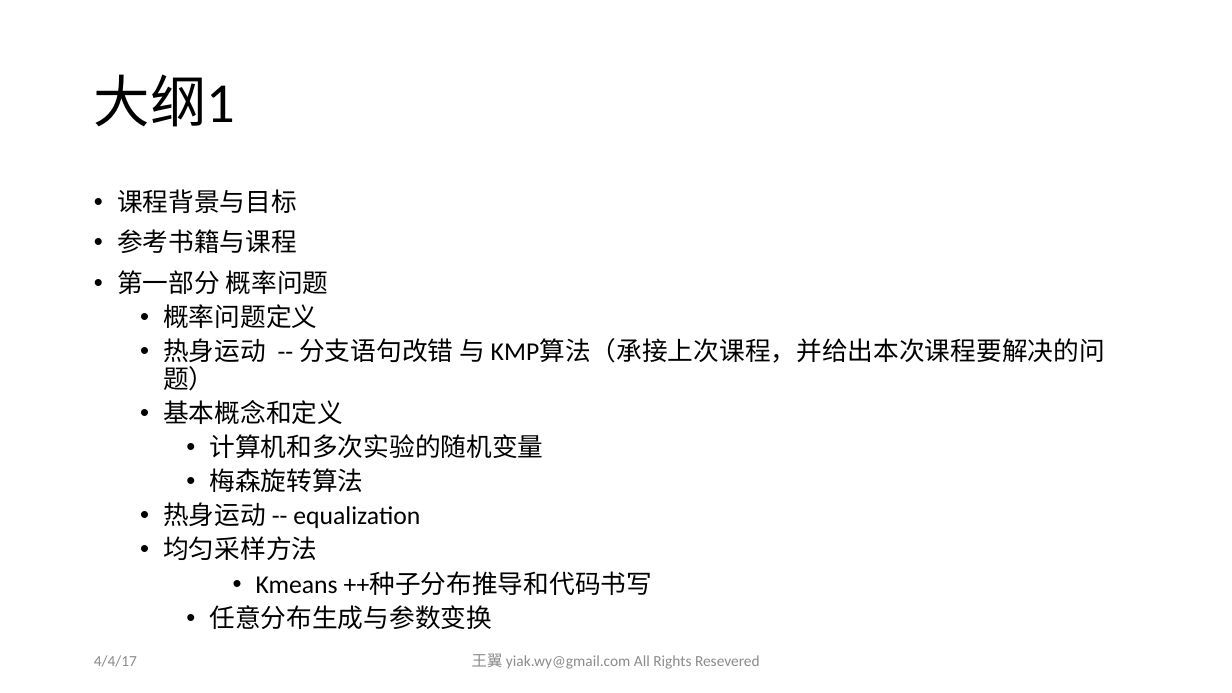
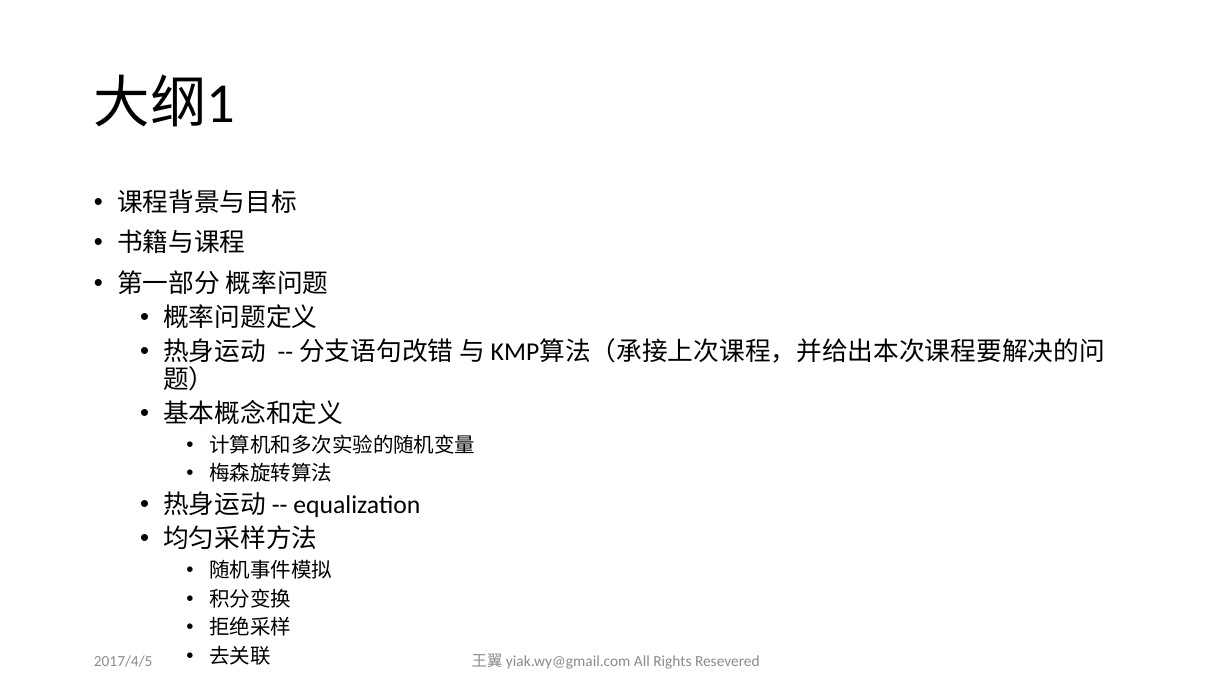
Before and after one commit to yiakwy/yiakwy.github.io, a slide deck: slide 2 of Computing Random Variables/Computing Random Variables.pptx. Drawn at 1232x693 pixels with LibreOffice and Linux fonts; fonts in the diff are those of the drawing. Boxes give left, top, right and bottom in pixels: in the first picture for what was removed or moved away, otherwise in the second. Text is boxed around its words. In the diff, an @@ line names an element or a change of style, - is before the commit and + after.

```diff
--- a/Computing Random Variables/Computing Random Variables.pptx
+++ b/Computing Random Variables/Computing Random Variables.pptx
@@ text at (117, 229, 245, 253): text changed @@
-• 参考书籍与课程
+• 书籍与课程
@@ text at (209, 434, 475, 482): size 20 to 16 pt, font Calibri to Arial Narrow in "计算机和多次实验的随机变量", "梅森旋转算法" @@
@@ text at (209, 559, 332, 636): text changed; size 20 to 16 pt; font Calibri to Arial Narrow @@
-      • Kmeans ++种子分布推导和代码书写
-    • 任意分布生成与参数变换
+    • 随机事件模拟
+    • 积分变换
+    • 拒绝采样
+    • 去关联
@@ text at (94, 655, 153, 667): text changed @@
-4/4/17
+2017/4/5
```
Also in this commit, not shown: 34 other slides changed, 20 slides added.
